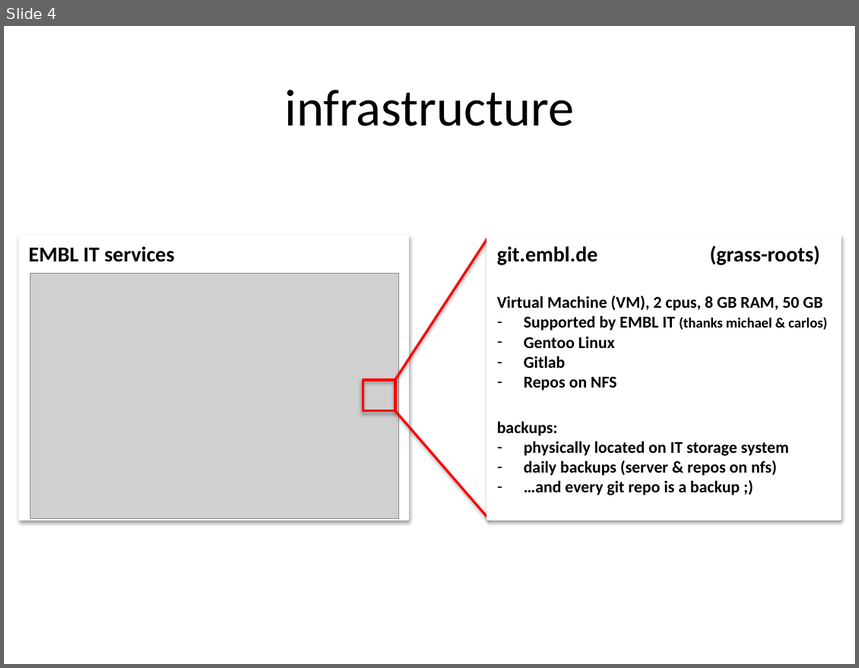
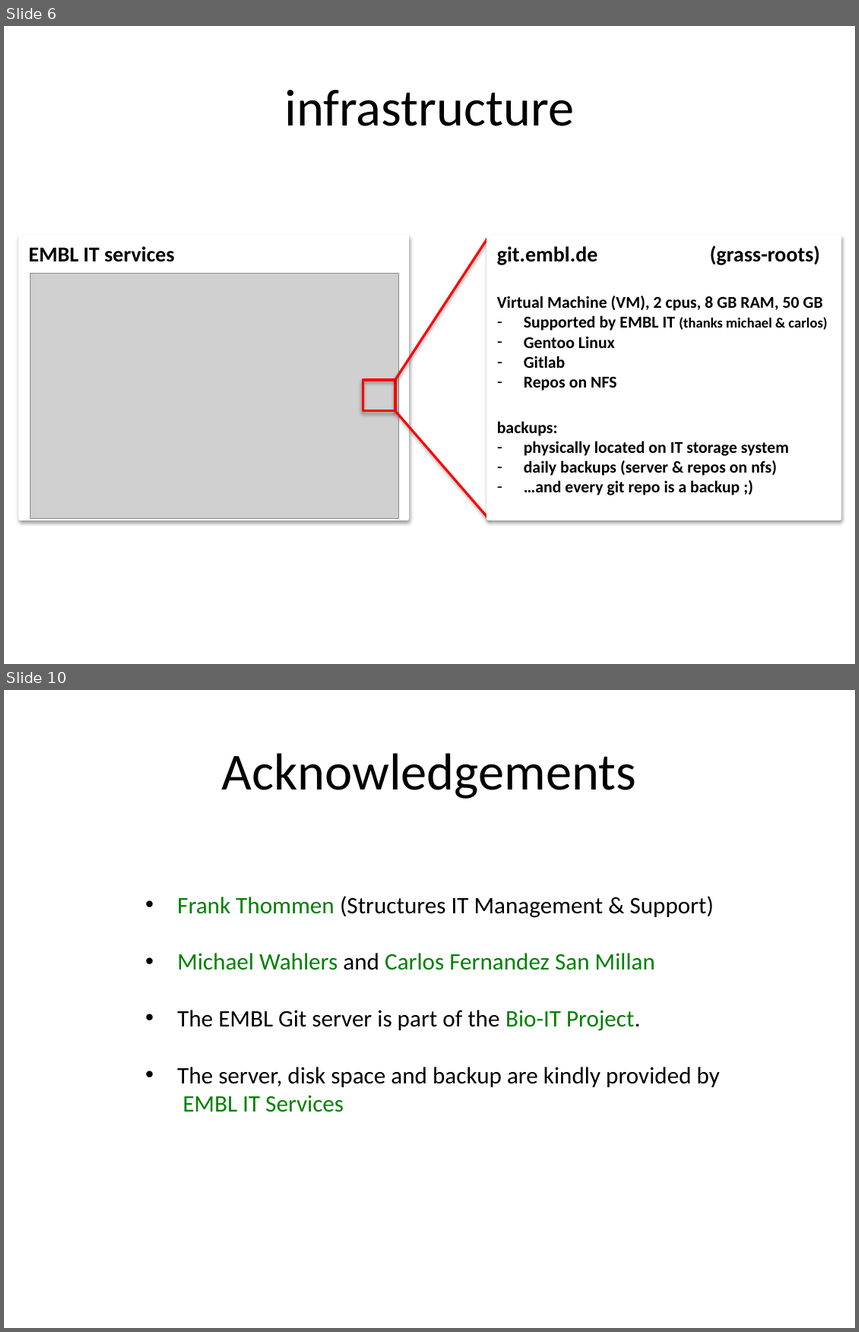
Before and after one commit to hdinkel/linuxcommandline, a slide deck: gitlab_embl/gitlab_at_embl.pptx. Shown one above the other, each under a label of ours: slide 4 before the commit, slides 6 and 10 after it; the slides between them are not shown. The pictures are 859x668 and 859x1332 pixels, drawn with LibreOffice and Linux fonts; fonts in the diff are those of the drawing; grey boxes stand for pictures. Boxes give left, top, right and bottom in pixels: in the first picture for what was removed or moved away, otherwise in the second. Text is boxed around its words. In the diff, an @@ line names an element or a change of style, - is before the commit and + after.

```diff
--- a/gitlab_embl/gitlab_at_embl.pptx
+++ b/gitlab_embl/gitlab_at_embl.pptx
@@ slide 10 added at (4, 690, 855, 1328), background #FFFFFF @@
@@ title added at (222, 753, 636, 799), 44 pt, text #000000 @@
+Acknowledgements
@@ text added at (177, 896, 720, 1113), 20 pt, text #000000 @@
+• Frank Thommen (Structures IT Management & Support)
+• Michael Wahlers and Carlos Fernandez San Millan
+• The EMBL Git server is part of the Bio-IT Project.
+• The server, disk space and backup are kindly provided by
+  EMBL IT Services
@@ what was slide 4 is now slide 6 @@
```
Also in this commit, not shown: 6 other slides added, 2 slides removed.
